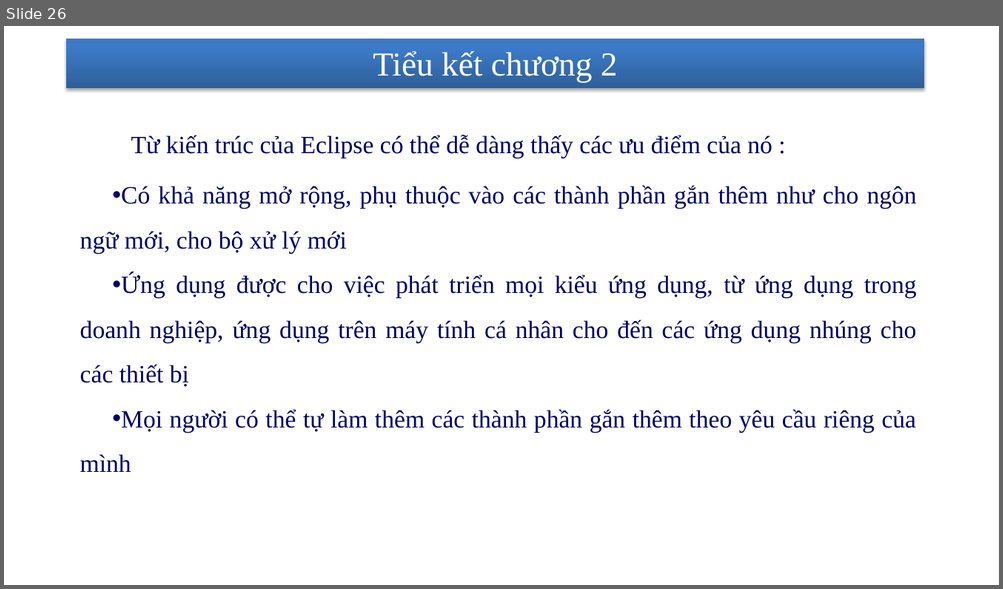
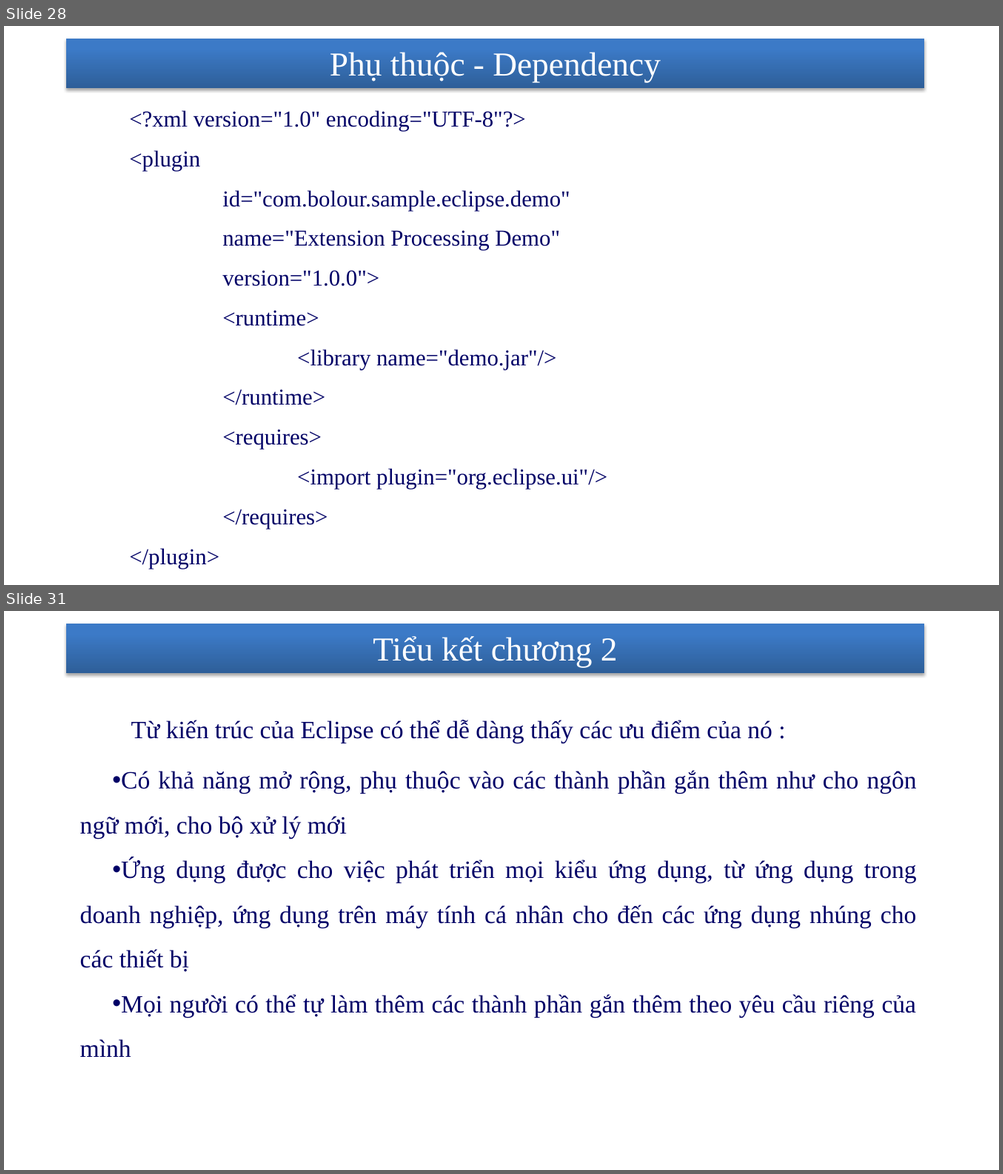
Before and after one commit to nhanhnt/LUANVAN, a slide deck: WORD/luanvan_nhanhnt_ver5.pptx. Shown one above the other, each under a label of ours: slide 26 before the commit, slides 28 and 31 after it; the slides between them are not shown. The pictures are 1003x589 and 1003x1174 pixels, drawn with LibreOffice and Linux fonts; fonts in the diff are those of the drawing; background and template pictures are left out. Boxes give left, top, right and bottom in pixels: in the first picture for what was removed or moved away, otherwise in the second. Text is boxed around its words. In the diff, an @@ line names an element or a change of style, - is before the commit and + after.

```diff
--- a/WORD/luanvan_nhanhnt_ver5.pptx
+++ b/WORD/luanvan_nhanhnt_ver5.pptx
@@ slide 28 added at [4, 26, 999, 585], background picture (left out); not listed: 1 template element that a slide beside it also shows @@
@@ title added at [330, 52, 660, 82], 32.4 pt, text #FFFFFF @@
+Phụ thuộc - Dependency
@@ text added at [129, 110, 607, 529], 22 pt, text #000066 @@
+    <?xml version="1.0" encoding="UTF-8"?>
+    <plugin
+    id="com.bolour.sample.eclipse.demo"
+    name="Extension Processing Demo"
+    version="1.0.0">
+    <runtime>
+    <library name="demo.jar"/>
+    </runtime>
+    <requires>
+    <import plugin="org.eclipse.ui"/>
+    </requires>
+    </plugin>
@@ page number added at [681, 547, 913, 577], 14 pt, text #FFFFFF @@
+28
@@ what was slide 26 is now slide 31 @@
```
Also in this commit, not shown: 4 slides changed, 8 other slides added, 1 slide removed.
